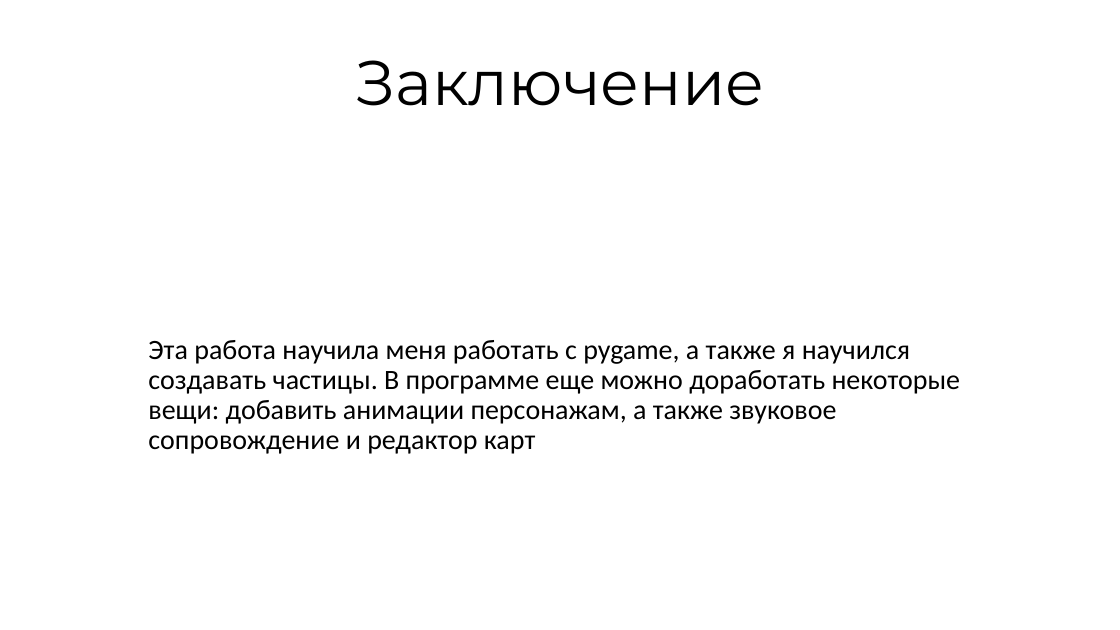
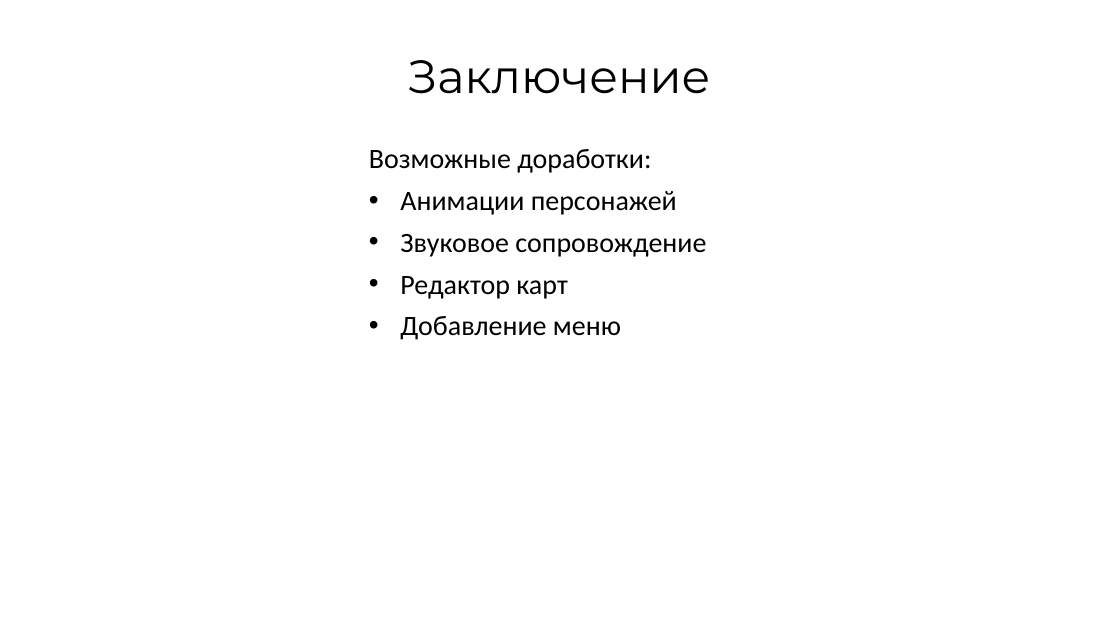
Before and after one commit to AndrewPotm/Project, a slide deck: slide 4 of Игра-Лабиринт.pptx. Drawn at 1120x630 pixels with LibreOffice and Linux fonts; fonts in the diff are those of the drawing; background and template pictures are left out. Boxes give left, top, right and bottom in pixels: in the first picture for what was removed or moved away, otherwise in the second. Text is boxed around its words. In the diff, an @@ line names an element or a change of style, - is before the commit and + after.

```diff
--- a/Игра-Лабиринт.pptx
+++ b/Игра-Лабиринт.pptx
@@ title "Заключение": place and size @@
-title "Заключение" at <box>355,60,764,106</box>
+title "Заключение" at <box>408,60,711,94</box>
@@ title "Заключение" at <box>408,60,711,94</box>: size 54 to 40 pt @@
@@ subtitle at <box>369,149,706,340</box>: text changed @@
-Эта работа научила меня работать с pygame, а также я научился создавать частицы. В программе еще можно доработать некоторые вещи: добавить анимации персонажам, а также звуковое сопровождение и редактор карт
+Возможные доработки:
+• Анимации персонажей
+• Звуковое сопровождение
+• Редактор карт
+• Добавление меню
```
Also in this commit, not shown: 2 other slides changed, 1 slide added, 1 slide removed, 3 other files.
